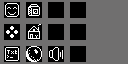
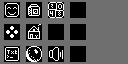
Layered file, before and after one edit (128 × 64). Changes by layer:
painted on "图层 4" (2nd of 2, in "-e- icon_2048") over [left=48, top=2, right=64, bottom=18]
